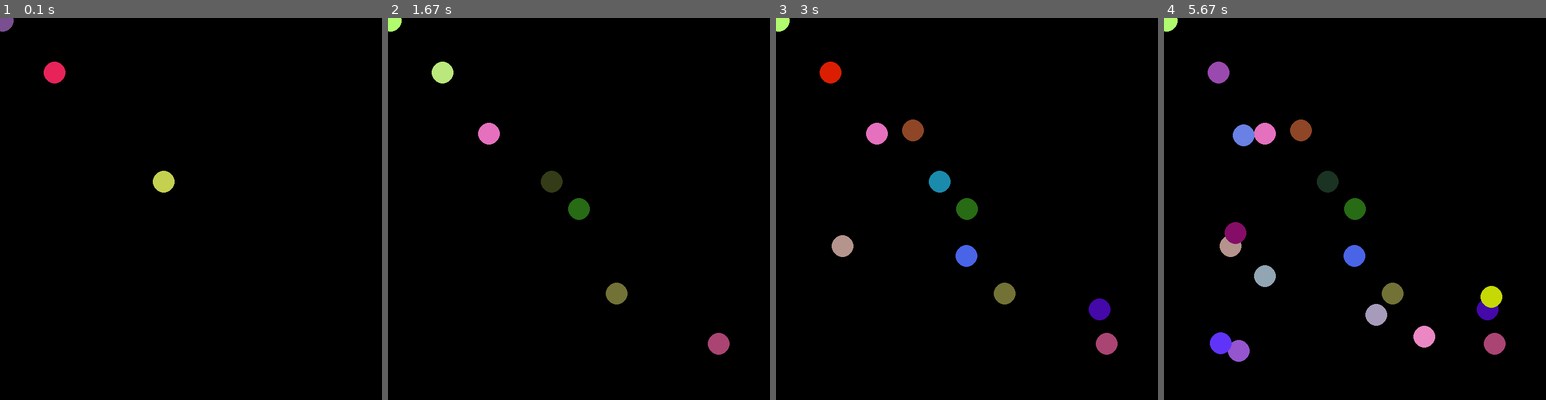
Above: before the commit, frames 1-4 (left to right).
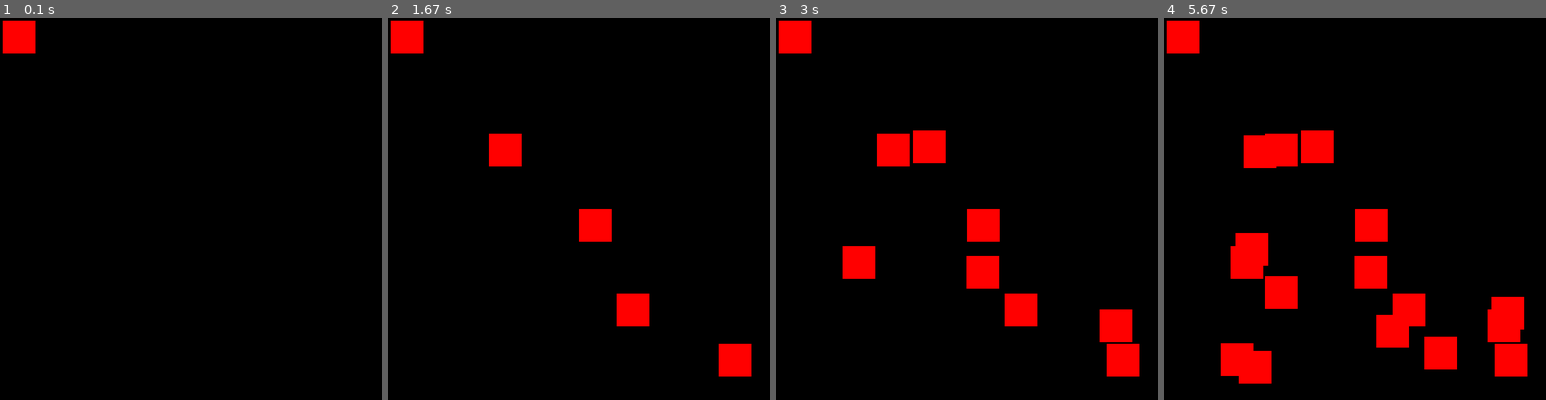
Above: after the commit, the same moments.

Repository: sagieppel/PyGame2
Game: pygame game, started from Lesson2.py
Same seed, same stepped clock (60 frames per second), same inputs: the game is played once before the commit and once after it.
Inputs (mouse positions are in pixels of both pictures, inside the frame that each line leads up to):
- Up to frame 1 (0.1 s): no input
- Up to frame 2 (1.67 s): click (579, 209) at 0.38 s; click (617, 293) at 0.72 s; click (720, 342) at 1.05 s; click (487, 132) at 1.38 s
- Up to frame 3 (3 s): click (967, 254) at 1.72 s; click (913, 128) at 2.05 s; click (1100, 308) at 2.38 s; click (840, 247) at 2.72 s
- Up to frame 4 (5.67 s): click (1244, 136) at 3.05 s; click (1263, 277) at 3.38 s; click (1492, 296) at 3.72 s; click (1240, 350) at 4.05 s; click (1236, 231) at 4.38 s; click (1377, 315) at 4.72 s; click (1423, 335) at 5.05 s; click (1221, 342) at 5.38 s

The runs differ from the first frame. In frame 1, 1.3% of the frame differs, in the area x 0-46%, y 0-46%; in frame 2, 5.0%; in frame 3, 8.5%; in frame 4, 14%, in the area x 0-96%, y 0-96%.

Commit message:
Update Lesson2.py

Diff:
--- a/Lesson2.py
+++ b/Lesson2.py
@@ -13,12 +13,27 @@
    circle['x']=x#+random.randint(-50,50)
    circle['y']=y#+random.randint(-50,50)
 
+   circle["speedx"]=0.1
+   circle["speedy"]=0.1
+
+
    circle["scale"]= 20# random.randint(0,5)
    #pygame.time.delay(5)
-
-   pygame.draw.circle(screen, [circle["red"], circle["green"], circle["blue"]], [circle['x'],circle['y']], circle["scale"])
+   color = (255,0,0)
+   pygame.draw.rect(screen, color, pygame.Rect(x, y, 60, 60))
+  # pygame.draw.circle(screen, [circle["red"], circle["green"], circle["blue"]], [circle['x'],circle['y']], circle["scale"])
    pygame.display.update()
 ###############################################################################
+# def change(circle):
+#     circle['x']+=circle["speedx"]
+#     pygame.draw.circle(screen, [circle["red"], circle["green"], circle["blue"]], [circle['x'],circle['y']], circle["scale"])
+#     pygame.display.update()
+####################################################################
+
+
+
+
+
 
 pygame.init()
 
@@ -30,5 +45,3 @@
    pygame.event.get()
    x,y = pygame.mouse.get_pos()
    createCircle(x,y)
-   createCircle(100,100)
-   createCircle(300,300)
